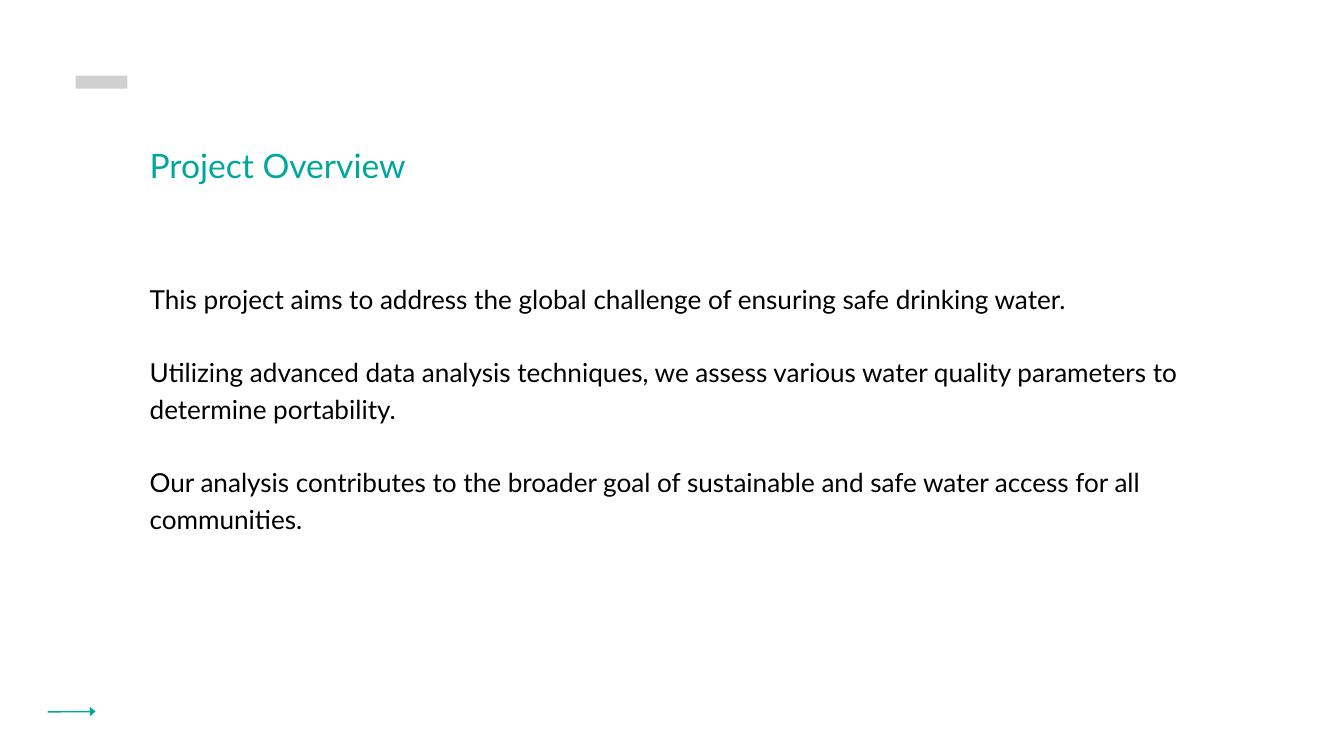
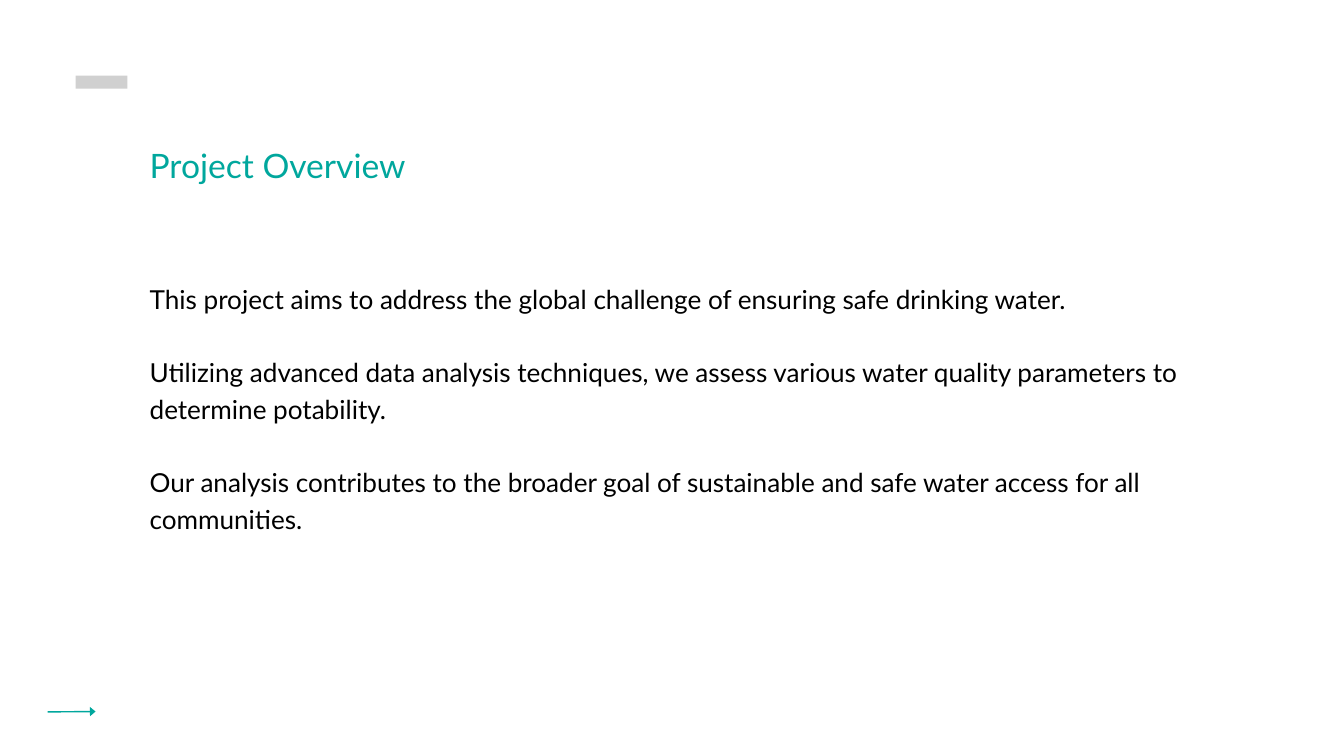
Before and after one commit to ERAA1997/Project-4-UoB, a slide deck: slide 2 of Project 4 Presentation.pptx. Drawn at 1344x756 pixels with LibreOffice and Linux fonts; fonts in the diff are those of the drawing; grey boxes stand for pictures. Boxes give left, top, right and bottom in pixels: in the first picture for what was removed or moved away, otherwise in the second. Text is boxed around its words. In the diff, an @@ line names an element or a change of style, - is before the commit and + after.

```diff
--- a/Project 4 Presentation.pptx
+++ b/Project 4 Presentation.pptx
@@ text at (x1=150, y1=362, x2=1177, y2=424): text changed @@
-Utilizing advanced data analysis techniques, we assess various water quality parameters to determine portability.
+Utilizing advanced data analysis techniques, we assess various water quality parameters to determine potability.
```
Also in this commit, not shown: 1 other slide changed, 1 other file.
